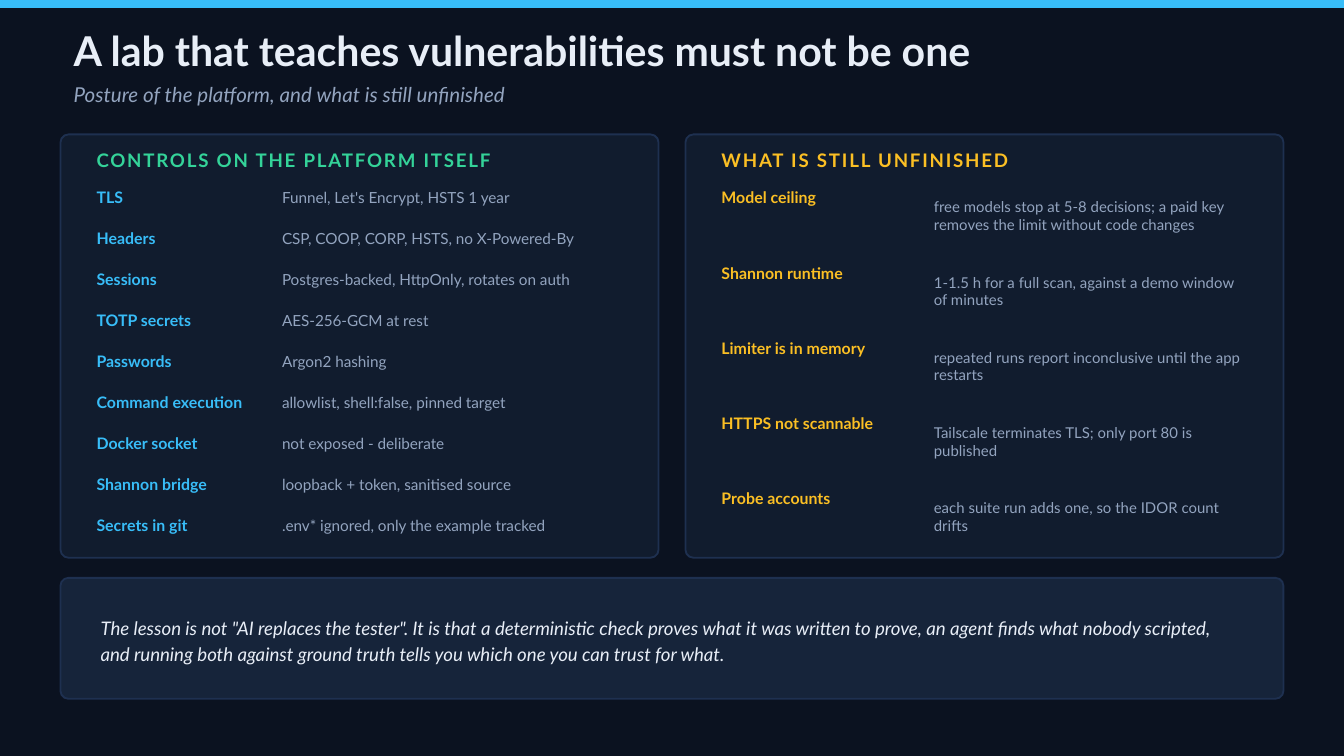
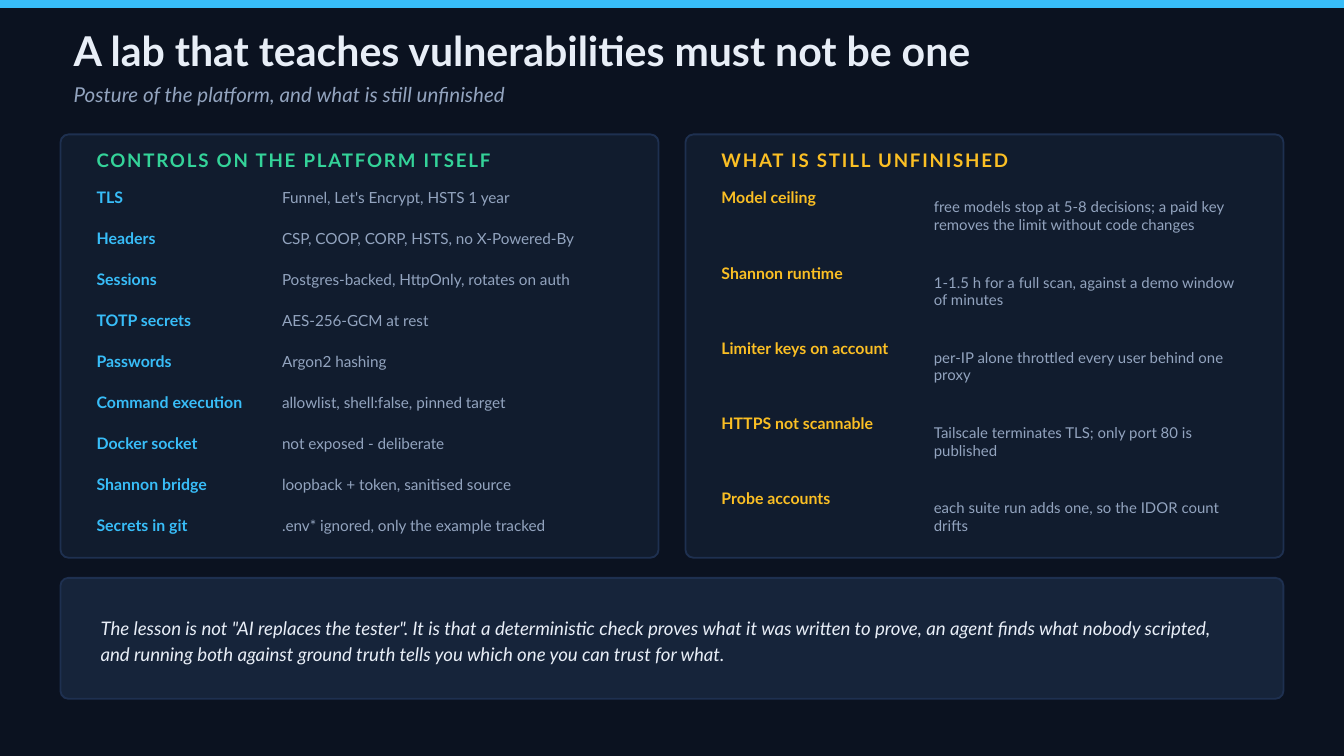
Before and after one commit to Shekin2005/AI-Smartphone-Security-Simulator, a slide deck: slide 10 of AI-Smartphone-Security-Simulator.pptx. Drawn at 1344x756 pixels with LibreOffice and Linux fonts; fonts in the diff are those of the drawing. Boxes give left, top, right and bottom in pixels: in the first picture for what was removed or moved away, otherwise in the second. Text is boxed around its words. In the diff, an @@ line names an element or a change of style, - is before the commit and + after.

```diff
--- a/AI-Smartphone-Security-Simulator.pptx
+++ b/AI-Smartphone-Security-Simulator.pptx
@@ text at <box>721,342,888,357</box>: text changed @@
-Limiter is in memory
+Limiter keys on account
@@ text at <box>934,352,1223,383</box>: text changed @@
-repeated runs report inconclusive until the app restarts
+per-IP alone throttled every user behind one proxy
```
Also in this commit, not shown: 1 other slide changed, 8 other files.
